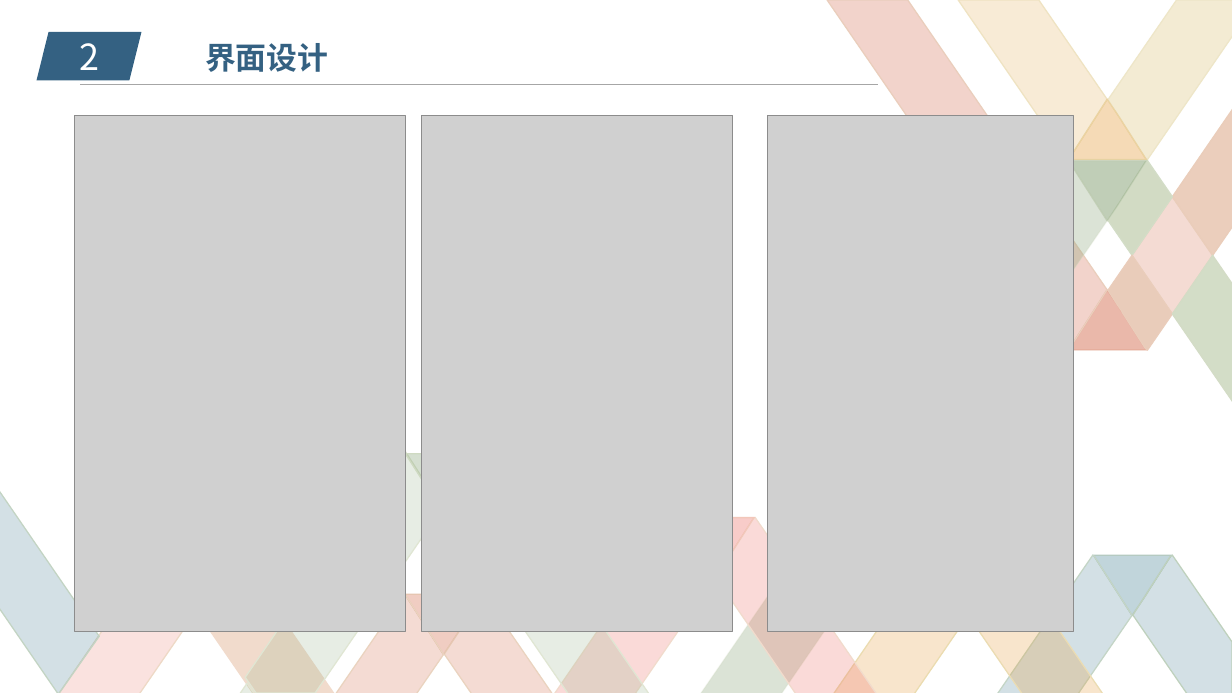
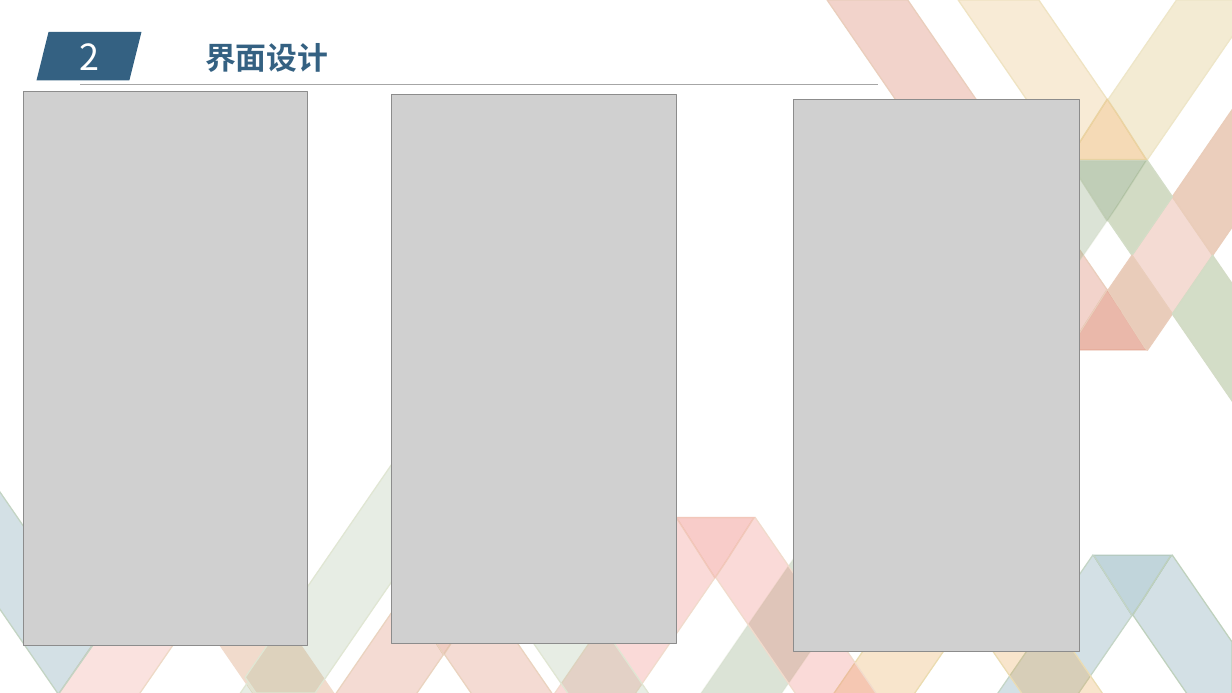
Before and after one commit to zucccxy/project, a slide deck: slide 11 of 项目设计展示ppt.pptx. Drawn at 1232x693 pixels with LibreOffice and Linux fonts; fonts in the diff are those of the drawing; grey boxes stand for pictures; background and template pictures are left out. Boxes give left, top, right and bottom in pixels: in the first picture for what was removed or moved away, otherwise in the second. Text is boxed around its words. In the diff, an @@ line names an element or a change of style, - is before the commit and + after.

```diff
--- a/项目设计展示ppt.pptx
+++ b/项目设计展示ppt.pptx
@@ picture: place and size @@
-picture at [75,116,405,631]
+picture at [24,92,308,646]
@@ picture: place and size @@
-picture at [421,116,733,631]
+picture at [392,94,677,644]
@@ picture: place and size @@
-picture at [767,116,1073,632]
+picture at [794,99,1080,651]
@@ freeform shape removed at [406,454,483,514] @@
```
Also in this commit, not shown: 3 other slides changed, 1 slide removed, 3 other files.
